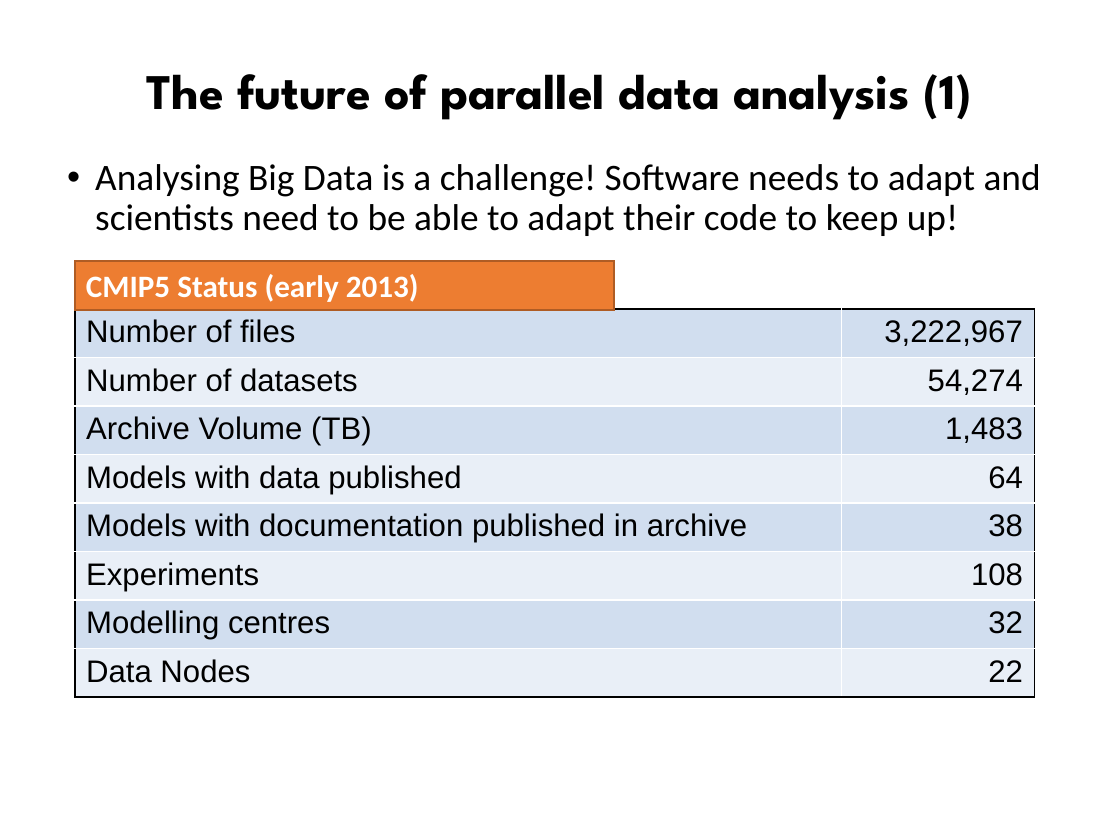
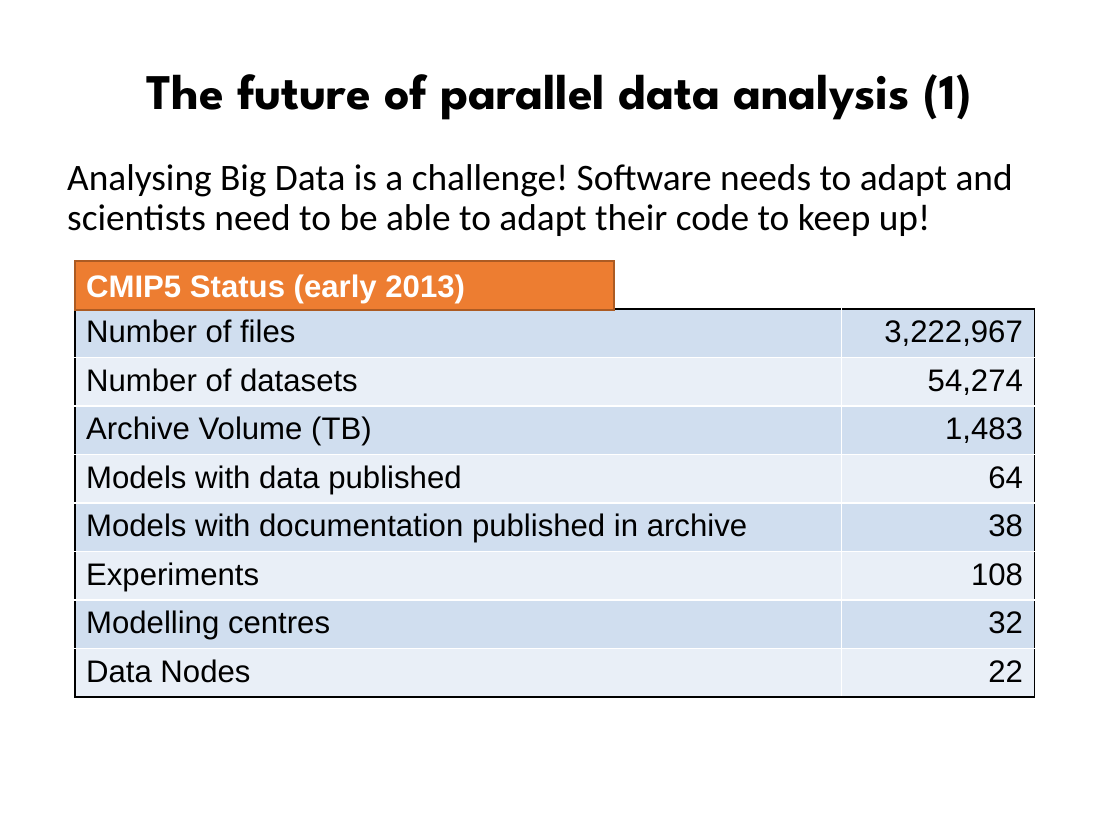
Before and after one commit to ncasuk/ncas-isc, a slide deck: slide 29 of overview_presentations/Parallel_Processing_Large_Data.pptx (slide 25 before the commit). Drawn at 1120x840 pixels with LibreOffice and Linux fonts; fonts in the diff are those of the drawing; background and template pictures are left out. Boxes give left, top, right and bottom in pixels: in the first picture for what was removed or moved away, otherwise in the second. Text is boxed around its words. In the diff, an @@ line names an element or a change of style, - is before the commit and + after.

```diff
--- a/overview_presentations/Parallel_Processing_Large_Data.pptx
+++ b/overview_presentations/Parallel_Processing_Large_Data.pptx
@@ text "Analysing Big Data is a ..." at <box>67,164,1013,236</box>: bullet • to none; less space between paragraphs @@
@@ rectangle "CMIP5 Status (early 2013)" at <box>75,261,614,310</box>: font Calibri to Arial; outline #AF5C24 1 pt to #AC5B23 1 pt @@
```
Also in this commit, not shown: 20 other slides changed, 8 slides added, 4 slides removed, 4 other files.
